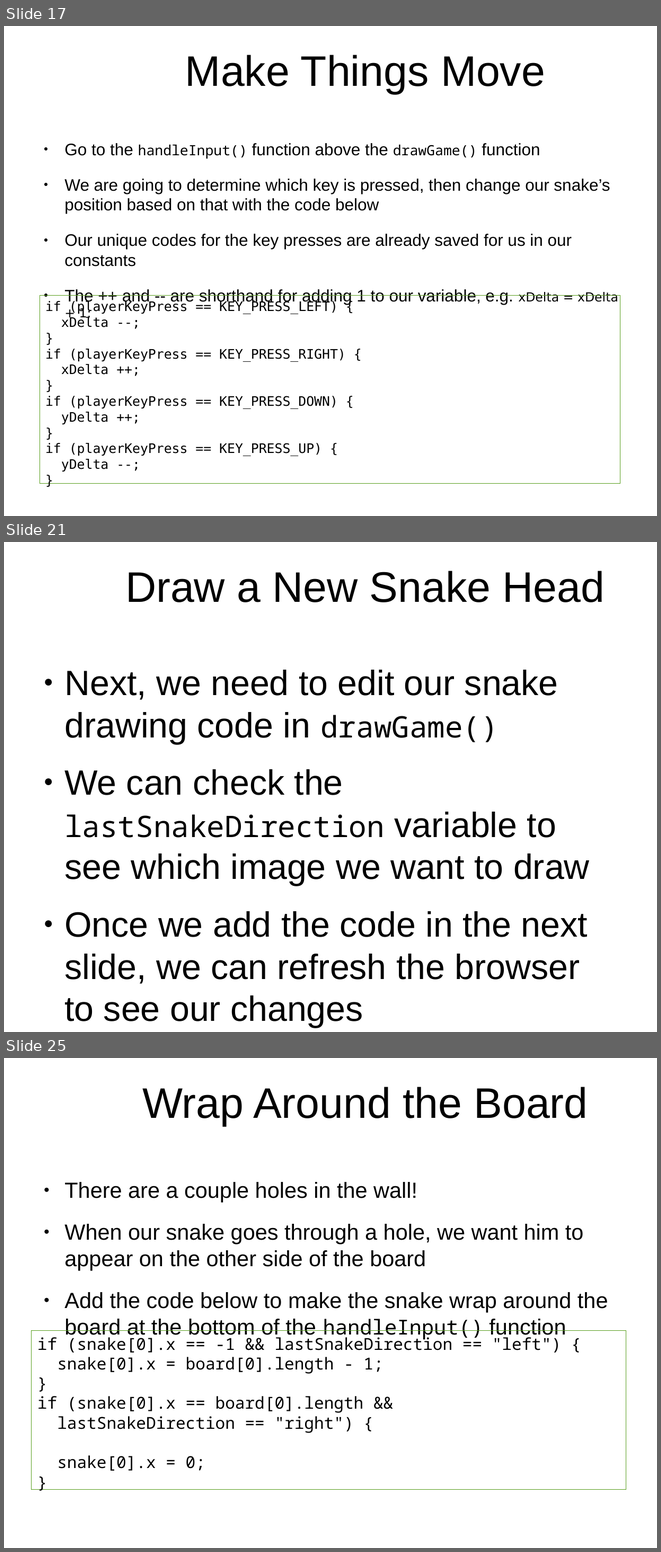
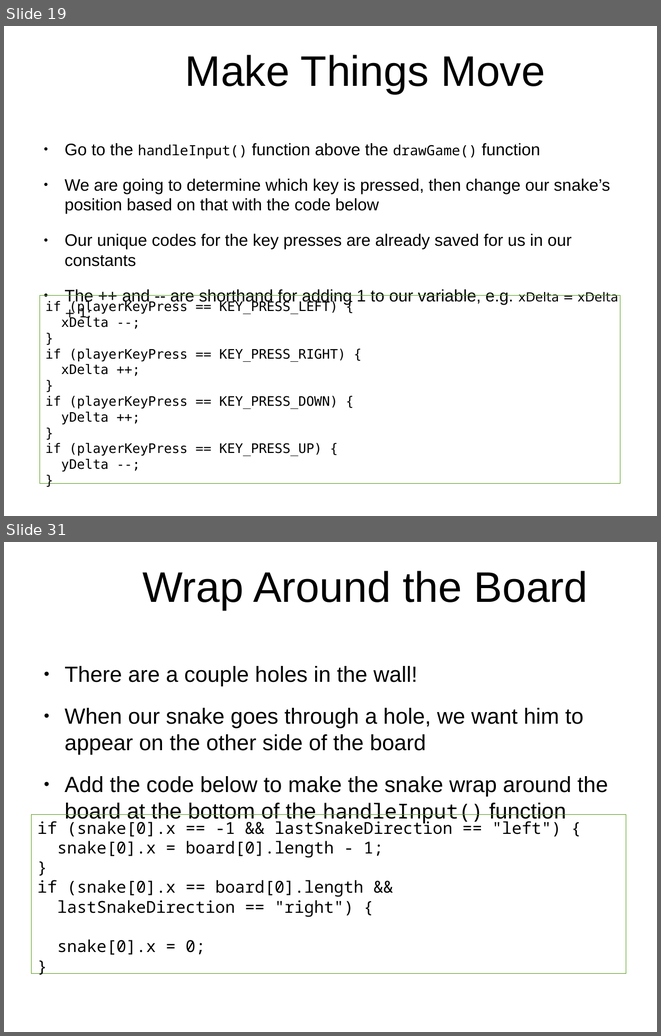
Before and after one commit to originalgrego/Slithers, a slide deck: Slithers - Explorathon 2018.odp. Shown one above the other, each under a label of ours: slides 17, 21 and 25 before the commit, slides 19 and 31 after it; the slides between them are not shown. The pictures are 661x1552 and 661x1036 pixels, drawn with LibreOffice and Linux fonts; fonts in the diff are those of the drawing; background and template pictures are left out. Boxes give left, top, right and bottom in pixels: in the first picture for what was removed or moved away, otherwise in the second. Text is boxed around its words. In the diff, an @@ line names an element or a change of style, - is before the commit and + after.

Commit message:
Updating presentation images with new code changes, adding more explanatory slides to helper functions, adding in slides about rotation, and adding more presentation images for all the new slides

```diff
--- a/Slithers - Explorathon 2018.odp
+++ b/Slithers - Explorathon 2018.odp
@@ slide 21 removed at bbox=[4, 542, 657, 1032], background picture (left out) @@
@@ title removed at bbox=[125, 571, 605, 602] @@
-Draw a New Snake Head
@@ text removed at bbox=[64, 670, 590, 984] @@
-● Next, we need to edit our snake drawing code in drawGame()
-● We can check the lastSnakeDirection variable to see which image we want to draw
-● Once we add the code in the next slide, we can refresh the browser to see our changes
@@ what was slide 17 is now slide 19 @@
@@ what was slide 25 is now slide 31 @@
```
Also in this commit, not shown: 12 slides changed, 7 slides added, 6 other files.
